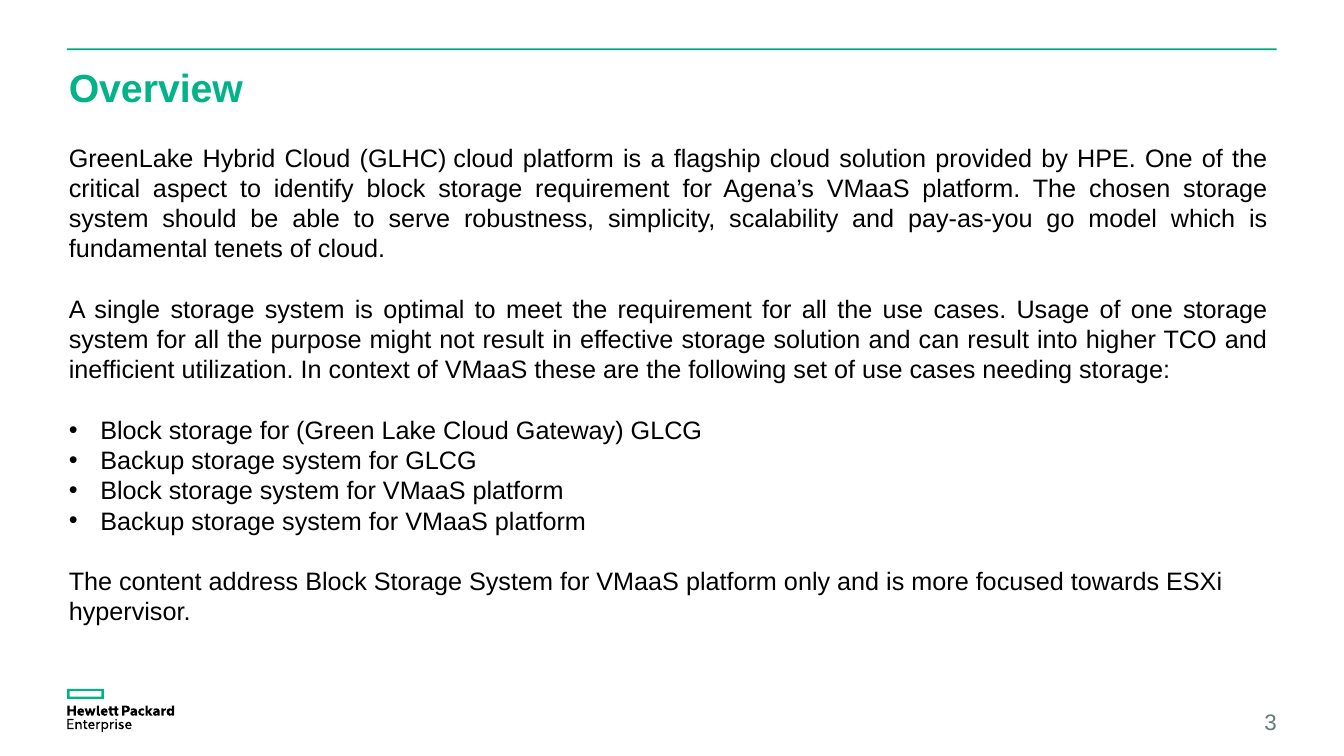
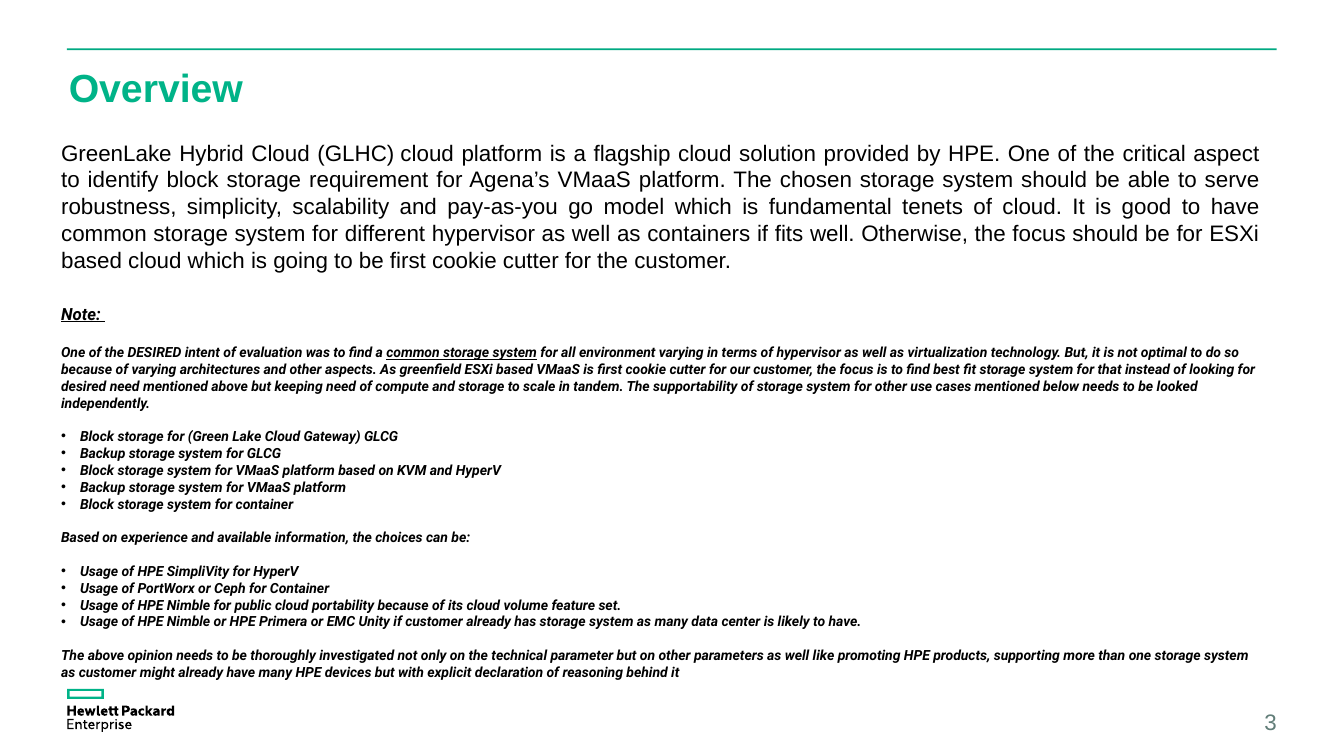
Before and after one commit to jranjan/zealotArchitecture, a slide deck: slide 3 of GLHC/Storage-system/Agena's Block Storage Evaluation.pptx. Drawn at 1344x756 pixels with LibreOffice and Linux fonts; fonts in the diff are those of the drawing. Boxes give left, top, right and bottom in pixels: in the first picture for what was removed or moved away, otherwise in the second. Text is boxed around its words. In the diff, an @@ line names an element or a change of style, - is before the commit and + after.

Commit message:
glcg changes

```diff
--- a/GLHC/Storage-system/Agena's Block Storage Evaluation.pptx
+++ b/GLHC/Storage-system/Agena's Block Storage Evaluation.pptx
@@ text at bbox=[61, 144, 1260, 411]: text changed; size 18 to 10 pt; font Arial to Roboto; bold on; italic on @@
-GreenLake Hybrid Cloud (GLHC) cloud platform is a flagship cloud solution provided by HPE. One of the critical aspect to identify block storage requirement for Agena’s VMaaS platform. The chosen storage system should be able to serve robustness, simplicity, scalability and pay-as-you go model which is fundamental tenets of cloud.
-A single storage system is optimal to meet the requirement for all the use cases. Usage of one storage system for all the purpose might not result in effective storage solution and can result into higher TCO and inefficient utilization. In context of VMaaS these are the following set of use cases needing storage:
+GreenLake Hybrid Cloud (GLHC) cloud platform is a flagship cloud solution provided by HPE. One of the critical aspect to identify block storage requirement for Agena’s VMaaS platform. The chosen storage system should be able to serve robustness, simplicity, scalability and pay-as-you go model which is fundamental tenets of cloud. It is good to have common storage system for different hypervisor as well as containers if fits well. Otherwise, the focus should be for ESXi based cloud which is going to be first cookie cutter for the customer.
+Note:
+One of the DESIRED intent of evaluation was to find a common storage system for all environment varying in terms of hypervisor as well as virtualization technology. But, it is not optimal to do so because of varying architectures and other aspects. As greenfield ESXi based VMaaS is first cookie cutter for our customer, the focus is to find best fit storage system for that instead of looking for desired need mentioned above but keeping need of compute and storage to scale in tandem. The supportability of storage system for other use cases mentioned below needs to be looked independently.
@@ text "GreenLake Hybrid Cloud (GLHC) cloud ...": place and size @@
-text "GreenLake Hybrid Cloud (GLHC) cloud ..." at bbox=[69, 148, 1267, 626]
+text "GreenLake Hybrid Cloud (GLHC) cloud ..." at bbox=[61, 144, 1260, 680]
@@ text at bbox=[80, 430, 398, 495]: size 18 to 10 pt, font Arial to Roboto, bold on, italic on in "Block storage for (Green Lake Cloud Gateway) ...", "Backup storage system for GLCG", "Backup storage system for VMaaS platform"; indent changed @@
@@ text at bbox=[80, 464, 501, 478]: text changed; size 18 to 10 pt; font Arial to Roboto; bold on; italic on @@
-• Block storage system for VMaaS platform
+• Block storage system for VMaaS platform based on KVM and HyperV
@@ text at bbox=[61, 498, 1248, 680]: text changed; size 18 to 10 pt; font Arial to Roboto; bold on; italic on @@
-The content address Block Storage System for VMaaS platform only and is more focused towards ESXi hypervisor.
+• Block storage system for container
+Based on experience and available information, the choices can be:
+• Usage of HPE SimpliVity for HyperV
+• Usage of PortWorx or Ceph for Container
+• Usage of HPE Nimble for public cloud portability because of its cloud volume feature set.
+• Usage of HPE Nimble or HPE Primera or EMC Unity if customer already has storage system as many data center is likely to have.
+The above opinion needs to be thoroughly investigated not only on the technical parameter but on other parameters as well like promoting HPE products, supporting more than one storage system as customer might already have many HPE devices but with explicit declaration of reasoning behind it
```
Also in this commit, not shown: 3 other slides changed, 12 other files.
